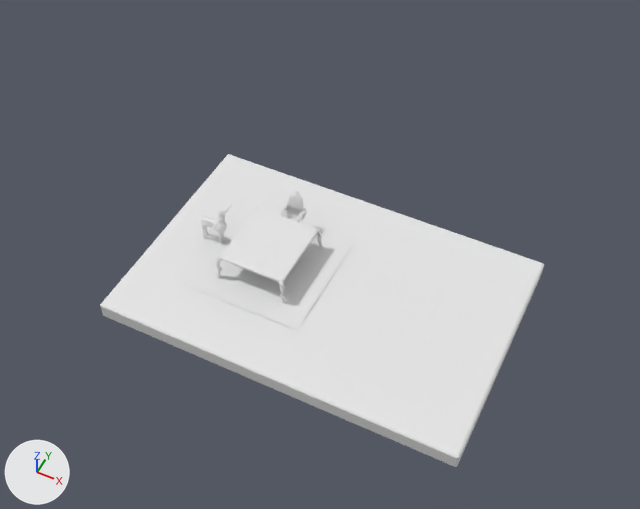
Two versions of the Blender file Arte/Escenario/Modelo3D/Escenario.blend, one commit apart.
Both versions are drawn from a 50 mm lens placed at (115.0, -237.0, 314.0), pointed at (0.0, -7.0, 27.0). The axes (+X, +Y, +Z) are drawn at lower left. The lights are the same throughout.

Names of what the first picture shows: 'Alfombra', 'Mesa', 'Suelo'.
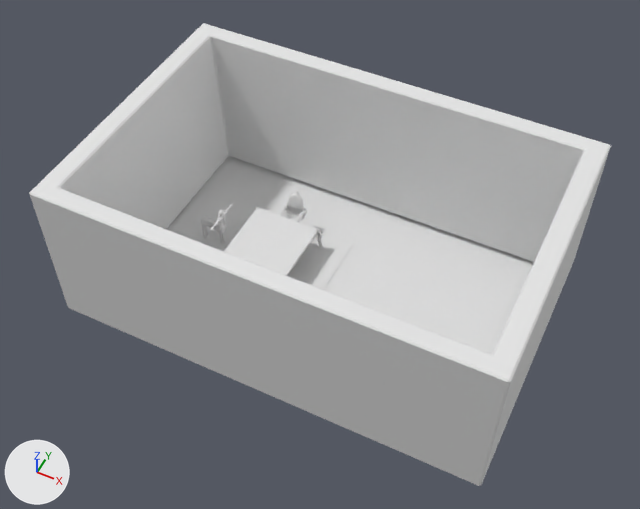
The change, as a diff of the scene's bpy script:
```diff
--- a/Arte/Escenario/Modelo3D/Escenario.blend.py
+++ b/Arte/Escenario/Modelo3D/Escenario.blend.py
@@ ob_paredes @@
 _m = ob_paredes.modifiers.new('Biselar', 'BEVEL')
 _m.width_pct = 0.01
-ob_paredes.hide_set(True)
```

What differs and where, as boxes (x1, y1, x2, y2) in the pictures (640 x 509 px):
'Paredes', shown
    after: (29, 23, 611, 486)
'Suelo', unchanged, covered by the edit
    before: (100, 154, 544, 467)
    after: (167, 156, 534, 354)
'Alfombra', unchanged, covered by the edit
    before: (182, 201, 355, 330)
    after: (211, 201, 355, 290)
